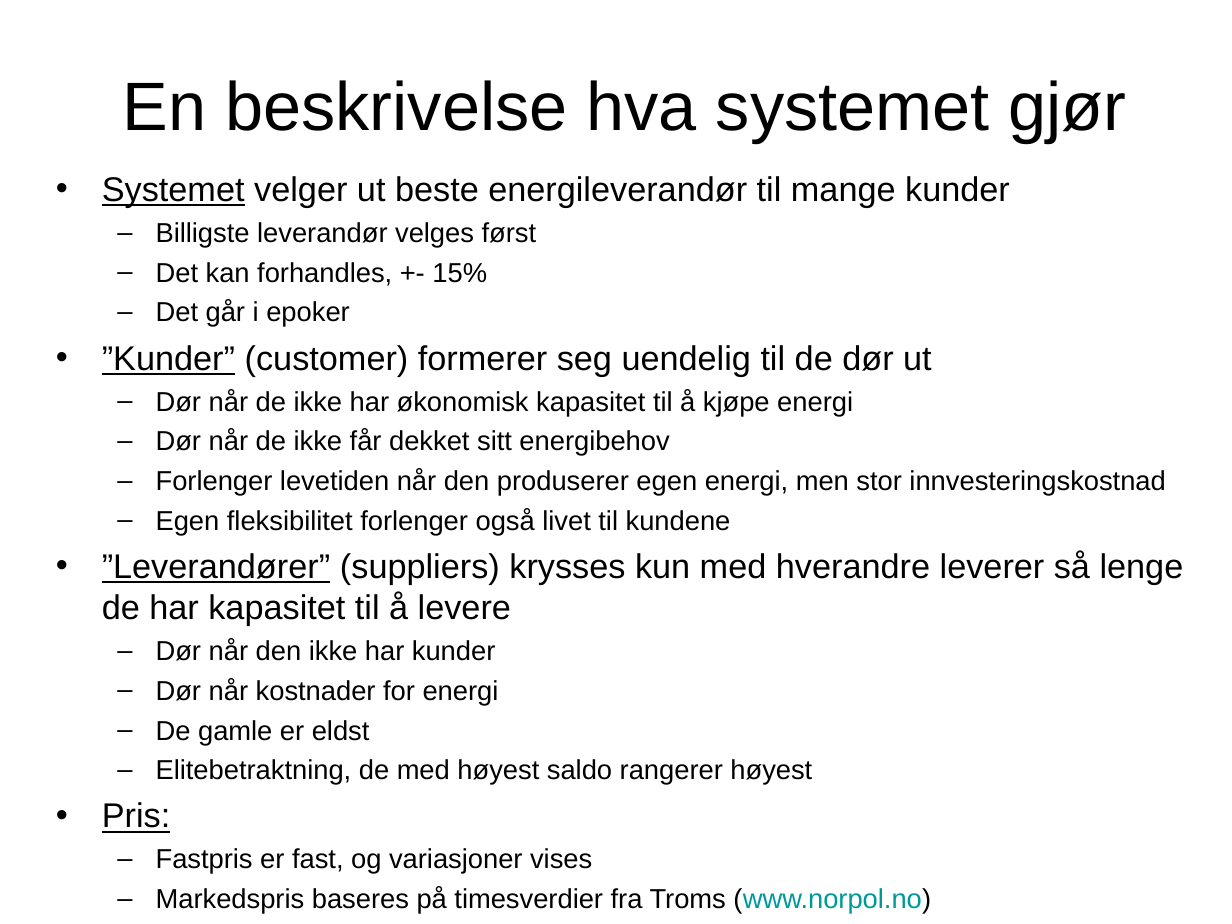
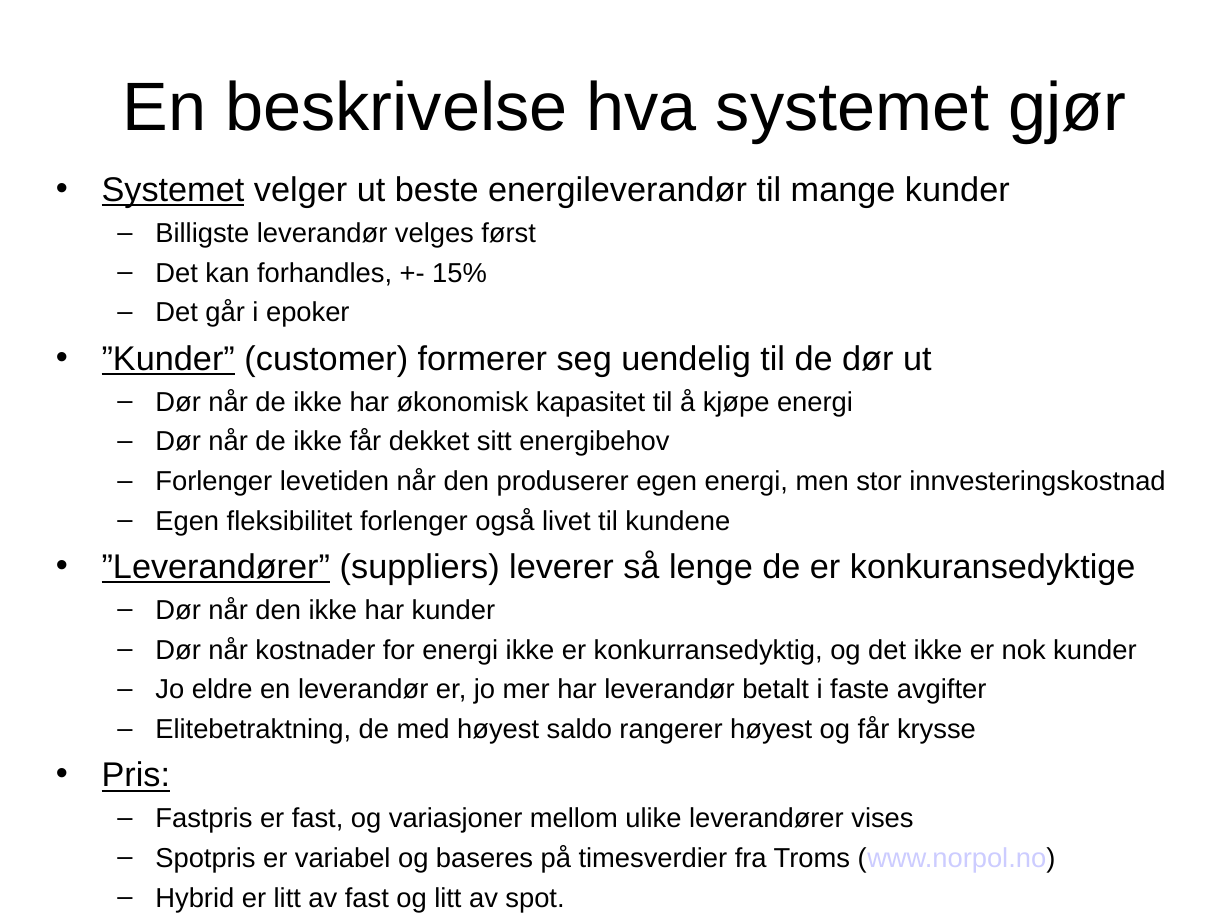
Before and after one commit to ptrefall/ste6246tradingagent, a slide deck: slide 9 of doc/4D_slides_Paal.ppt (slide 6 before the commit). Drawn at 1232x924 pixels with LibreOffice and Linux fonts; fonts in the diff are those of the drawing. Boxes give left, top, right and bottom in pixels: in the first picture for what was removed or moved away, otherwise in the second. Text is boxed around its words. In the diff, an @@ line names an element or a change of style, - is before the commit and + after.

```diff
--- a/doc/4D_slides_Paal.ppt
+++ b/doc/4D_slides_Paal.ppt
@@ text at bbox=[102, 551, 1136, 585]: text changed @@
-• ”Leverandører” (suppliers) krysses kun med hverandre leverer så lenge de har kapasitet til å levere
+• ”Leverandører” (suppliers) leverer så lenge de er konkuransedyktige
@@ text at bbox=[155, 638, 1136, 744]: text changed @@
-  – Dør når kostnader for energi
-  – De gamle er eldst
-  – Elitebetraktning, de med høyest saldo rangerer høyest
+  – Dør når kostnader for energi ikke er konkurransedyktig, og det ikke er nok kunder
+  – Jo eldre en leverandør er, jo mer har leverandør betalt i faste avgifter
+  – Elitebetraktning, de med høyest saldo rangerer høyest og får krysse
@@ text at bbox=[155, 807, 1056, 913]: text changed @@
-  – Fastpris er fast, og variasjoner vises
-  – Markedspris baseres på timesverdier fra Troms (www.norpol.no)
+  – Fastpris er fast, og variasjoner mellom ulike leverandører vises
+  – Spotpris er variabel og baseres på timesverdier fra Troms (www.norpol.no)
+  – Hybrid er litt av fast og litt av spot.
```
Also in this commit, not shown: 5 other slides changed, 15 slides added, 11 slides removed, 1 other file.
